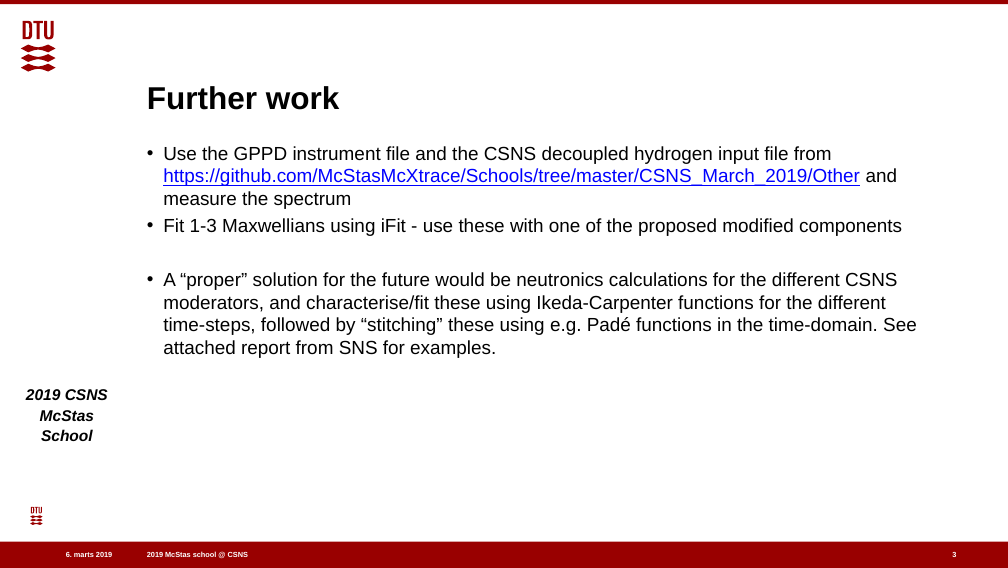
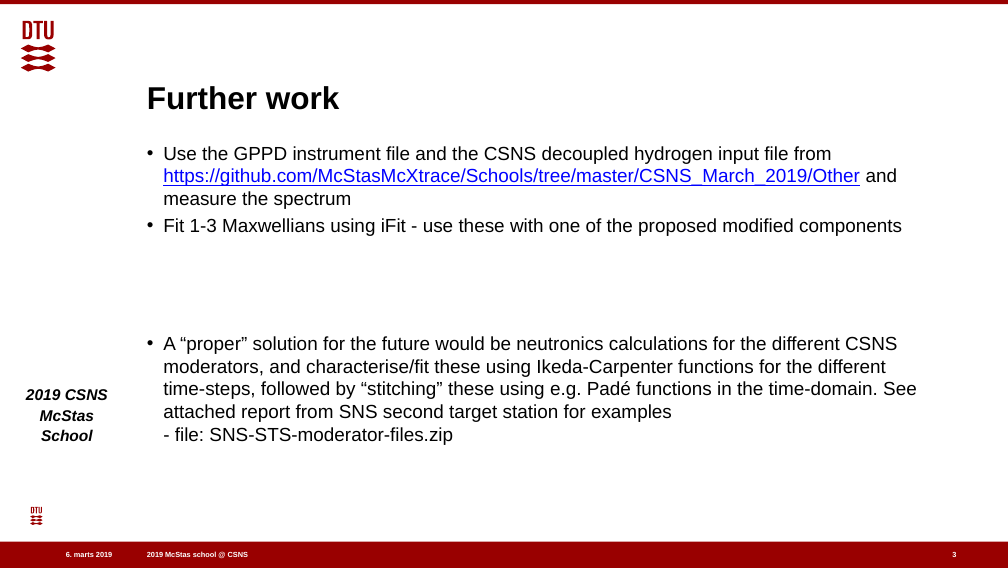
Before and after one commit to eddymaoui/Schools, a slide deck: slide 3 of CSNS_March_2019/5_Friday_March_29th/2_modify_component/Modify_a_component.pptx. Drawn at 1008x568 pixels with LibreOffice and Linux fonts; fonts in the diff are those of the drawing; background and template pictures are left out. Boxes give left, top, right and bottom in pixels: in the first picture for what was removed or moved away, otherwise in the second. Text is boxed around its words. In the diff, an @@ line names an element or a change of style, - is before the commit and + after.

Commit message:
Add example moderator characterisation from SNS

```diff
--- a/CSNS_March_2019/5_Friday_March_29th/2_modify_component/Modify_a_component.pptx
+++ b/CSNS_March_2019/5_Friday_March_29th/2_modify_component/Modify_a_component.pptx
@@ text at (163,336,917,445): text changed @@
-• A “proper” solution for the future would be neutronics calculations for the different CSNS moderators, and characterise/fit these using Ikeda-Carpenter functions for the different time-steps, followed by “stitching” these using e.g. Padé functions in the time-domain. See attached report from SNS for examples.
+• A “proper” solution for the future would be neutronics calculations for the different CSNS moderators, and characterise/fit these using Ikeda-Carpenter functions for the different time-steps, followed by “stitching” these using e.g. Padé functions in the time-domain. See attached report from SNS second target station for examples
+  - file: SNS-STS-moderator-files.zip
```
Also in this commit, not shown: 3 other files.
